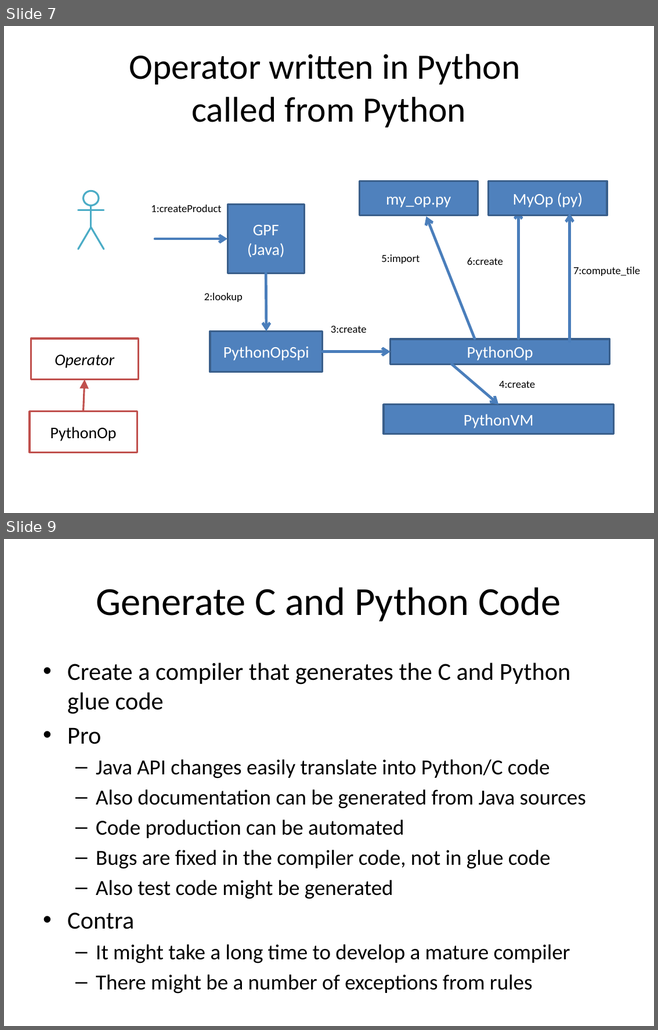
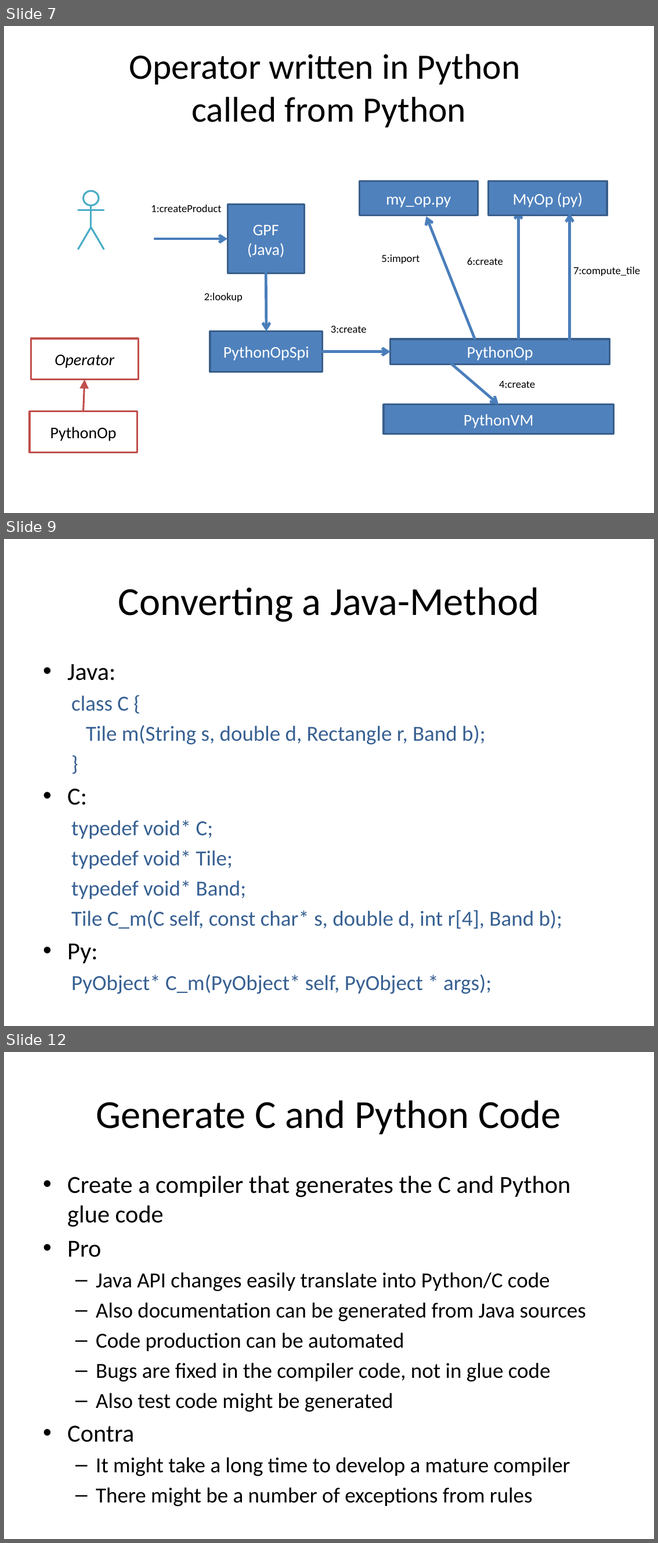
Before and after one commit to bcdev/beam-extapi, a slide deck: docs/beam-extapi.pptx. Shown one above the other, each under a label of ours: slides 7 and 9 before the commit, slides 7, 9 and 12 after it; the slides between them are not shown. The pictures are 658x1030 and 658x1543 pixels, drawn with LibreOffice and Linux fonts; fonts in the diff are those of the drawing. Boxes give left, top, right and bottom in pixels: in the first picture for what was removed or moved away, otherwise in the second. Text is boxed around its words. In the diff, an @@ line names an element or a change of style, - is before the commit and + after.

```diff
--- a/docs/beam-extapi.pptx
+++ b/docs/beam-extapi.pptx
@@ slide 9 added at bbox=[4, 539, 654, 1026], background #FFFFFF @@
@@ title added at bbox=[118, 587, 539, 622], 44 pt, text #000000 @@
+Converting a Java-Method
@@ text added at bbox=[67, 664, 563, 994], 23.8 pt, text #376092 @@
+• Java:
+  class C {
+  Tile m(String s, double d, Rectangle r, Band b);
+  }
+• C:
+  typedef void* C;
+  typedef void* Tile;
+  typedef void* Band;
+  Tile C_m(C self, const char* s, double d, int r[4], Band b);
+• Py:
+  PyObject* C_m(PyObject* self, PyObject * args);
@@ what was slide 9 is now slide 12 @@
```
Also in this commit, not shown: 1 slide changed, 2 other slides added, 1 slide removed.
